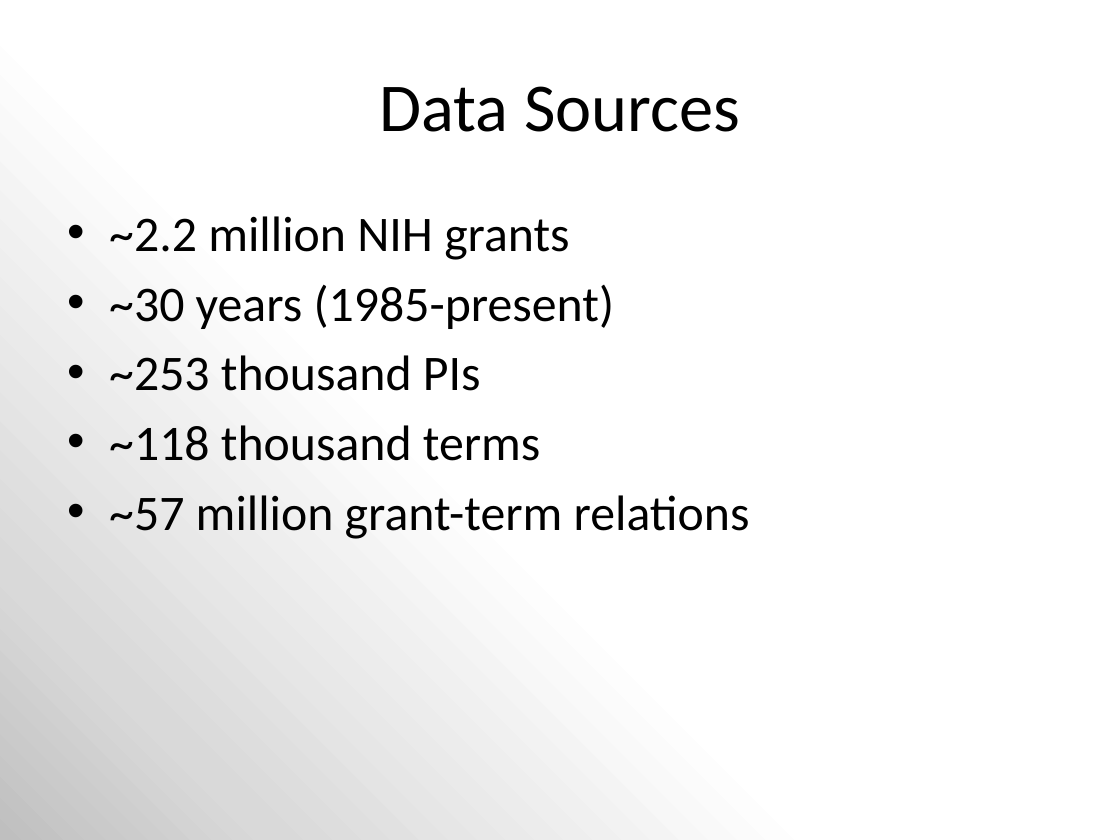
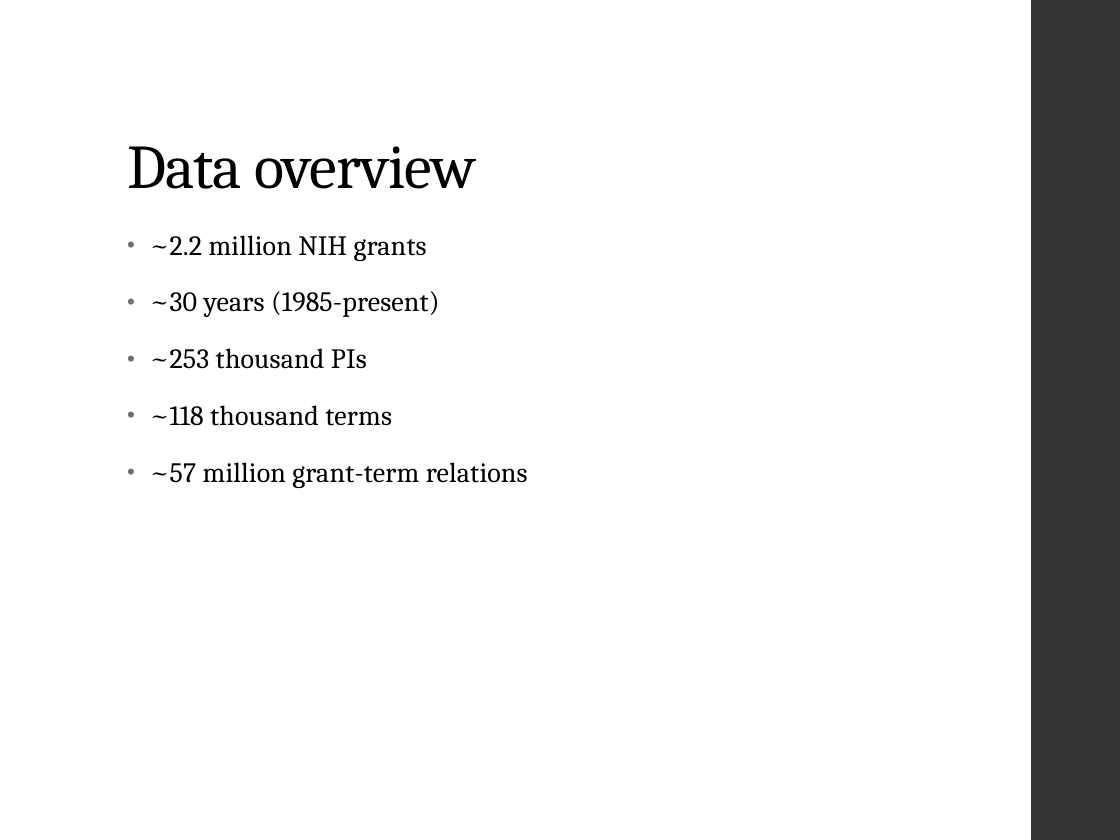
Before and after one commit to MizzouDataMiningCourse-Vaccines/VaccineEffectiveness, a slide deck: slide 3 of docs/Mining NIH Grant Data.pptx (slide 2 before the commit). Drawn at 1120x840 pixels with LibreOffice and Linux fonts; fonts in the diff are those of the drawing. Boxes give left, top, right and bottom in pixels: in the first picture for what was removed or moved away, otherwise in the second. Text is boxed around its words. In the diff, an @@ line names an element or a change of style, - is before the commit and + after.

```diff
--- a/docs/Mining NIH Grant Data.pptx
+++ b/docs/Mining NIH Grant Data.pptx
@@ background gradient #BFBFBF to #D9D9D9 to #FFFFFF to #FFFFFF @@
@@ rectangle added at (x1=1032, y1=0, x2=1120, y2=840), fill #353537 @@
@@ title "Data overview" at (x1=127, y1=146, x2=476, y2=189): vertical alignment middle to bottom @@
@@ title at (x1=127, y1=146, x2=476, y2=189): text changed; size 44 to 40 pt; font Calibri to Cambria @@
-Data Sources
+Data overview
@@ text "~2.2 million NIH grants" moved from (x1=109, y1=216, x2=750, y2=539) to (x1=150, y1=235, x2=528, y2=488) @@
@@ text "~2.2 million NIH grants" at (x1=150, y1=235, x2=528, y2=488): size 32 to 18 pt, font Calibri to Cambria, letter spacing 0 to 0.1 pt; indent changed; line spacing 1 to 0.95; more space between paragraphs @@
```
Also in this commit, not shown: 11 other slides changed, 3 slides added, 2 slides removed, 2 other files.
